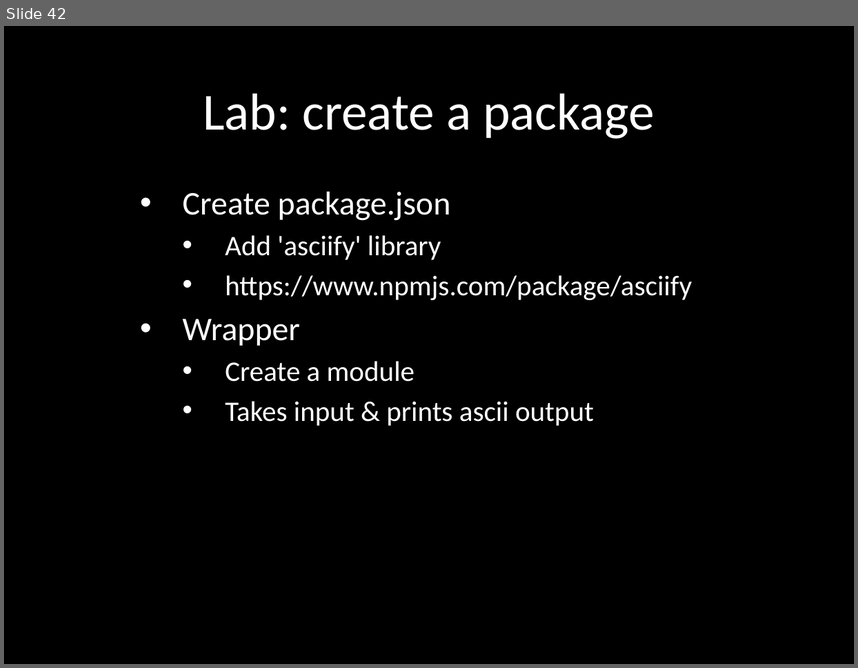
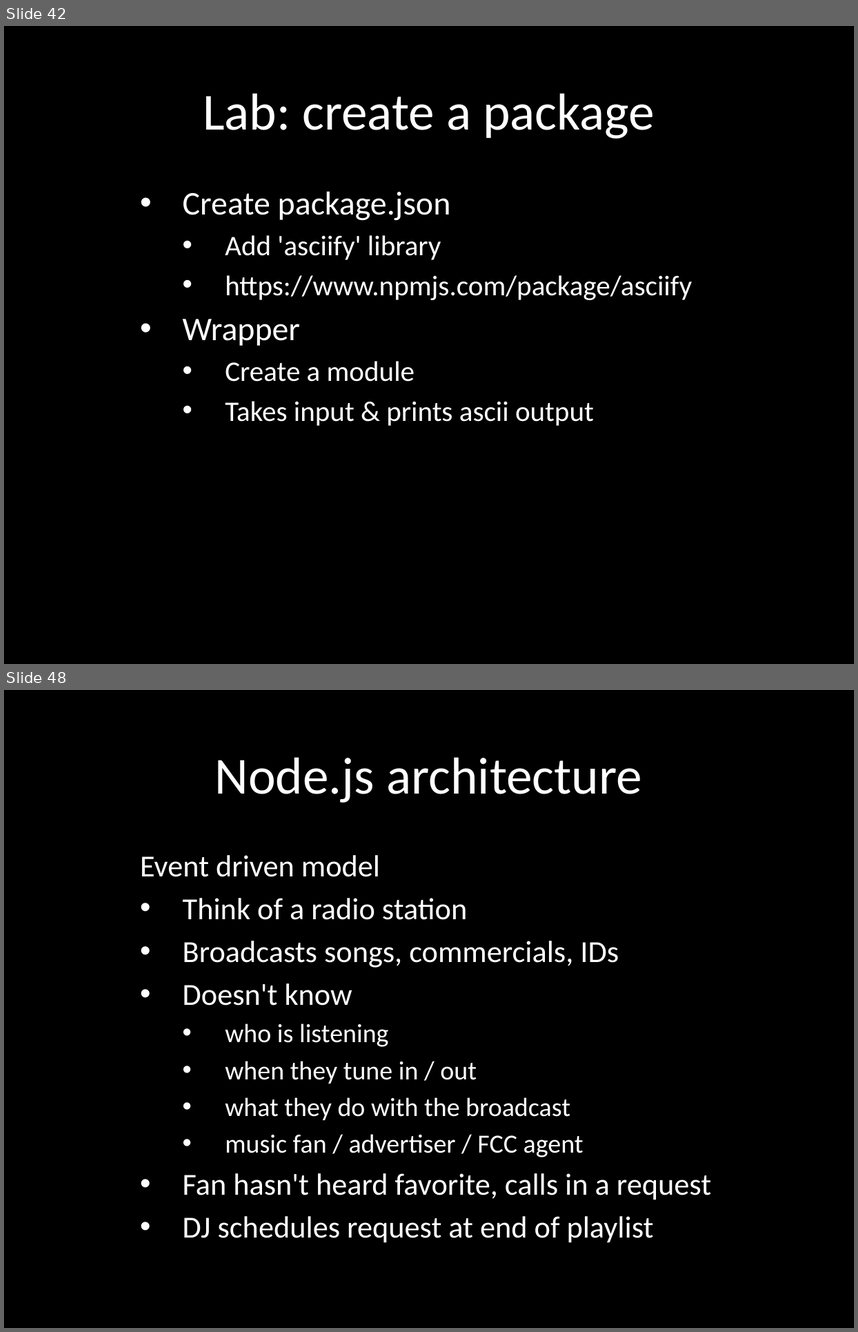
Before and after one commit to eliasjames/training-node, a slide deck: slides/Node Slides Day 1.pptx. Shown one above the other, each under a label of ours: slide 42 before the commit, slides 42 and 48 after it; the slides between them are not shown. The pictures are 858x668 and 858x1332 pixels, drawn with LibreOffice and Linux fonts; fonts in the diff are those of the drawing. Boxes give left, top, right and bottom in pixels: in the first picture for what was removed or moved away, otherwise in the second. Text is boxed around its words. In the diff, an @@ line names an element or a change of style, - is before the commit and + after.

Commit message:
Add node architecture to day 1, start day 2

```diff
--- a/slides/Node Slides Day 1.pptx
+++ b/slides/Node Slides Day 1.pptx
@@ slide 48 added at [4, 690, 854, 1328], background #000000 @@
@@ title added at [215, 757, 642, 802], 44 pt, text #FFFFFF @@
+Node.js architecture
@@ subtitle added at [140, 855, 711, 1242], 25.9 pt, text #FFFFFF @@
+  Event driven model
+  • Think of a radio station
+  • Broadcasts songs, commercials, IDs
+  • Doesn't know
+    • who is listening
+    • when they tune in / out
+    • what they do with the broadcast
+    • music fan / advertiser / FCC agent
+  • Fan hasn't heard favorite, calls in a request
+  • DJ schedules request at end of playlist
```
Also in this commit, not shown: 5 slides changed, 9 other slides added, 1 other file.
